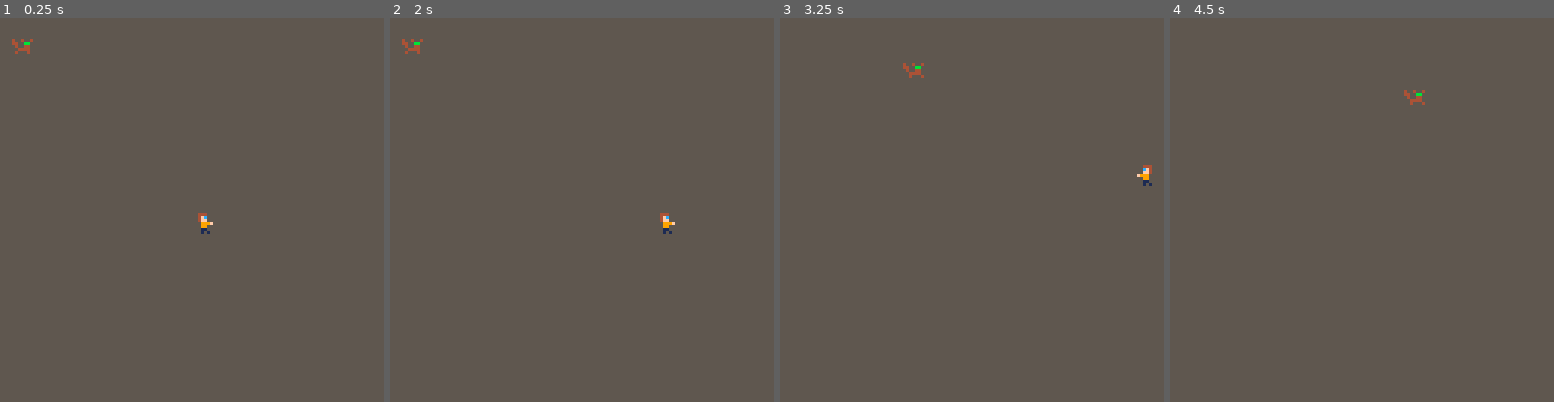
Above: before the commit, frames 1-4 (left to right).
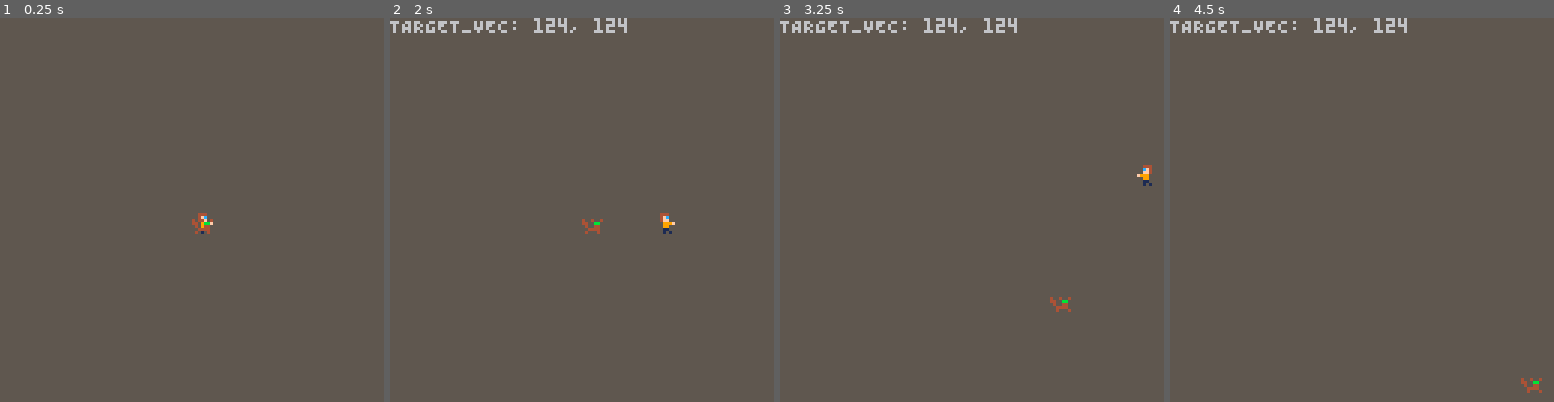
Above: after the commit, the same moments.

Repository: mikemehl/Lure_Squeak
Game: PICO-8 cartridge luresqueak.p8
The game is run twice, just before and just after one commit, with the same random seed, the same clock (stepped at 60 frames per second) and the same inputs.
Inputs:
- Up to frame 1 (0.25 s): no input
- Up to frame 2 (2 s): tap X (X key) at 0.33, 1.07, 1.85 s; tap O (Z key) at 0.7, 1.7 s; hold Right from 1.6 s (still down)
- Up to frame 3 (3.25 s): release Right at 2.1 s; tap O (Z key) at 2.1, 2.5, 2.9 s; hold Up 2.15-2.42 s; hold Right 2.47-3.03 s; tap X (X key) at 2.97 s; hold Left from 3.08 s (still down)
- Up to frame 4 (4.5 s): tap O (Z key) at 3.3, 3.7, 4.1 s; release Left at 3.58 s; hold Down 3.63-3.97 s; hold Right from 4.02 s (still down); tap X (X key) at 4.08 s

The runs differ from the first frame. In frame 1, 0.2% of the frame differs, in the area x 3-56%, y 5-57%; in frame 2, 1.0%, in the area x 0-62%, y 0-57%; in frame 3, 1.0%; in frame 4, 1.0%.

Commit message:
First cut at squeak ai....not very good. Need to rethink this...

Diff:
--- a/debug.lua
+++ b/debug.lua
@@ -5,6 +5,7 @@
     logs = {},
     log = function(self, s)
         add(self.logs, s)
+	    printh(s, "dbg.log")
     end,
     print = function(self)
         local out_str = ""
@@ -12,7 +13,6 @@
             out_str = out_str..l.."\n"
         end
         print(out_str)
-	printh(out_str, "dbg.log")
         -- remove old logs
         if count(self.logs) > self.max_logs then
             local remove_count = count(self.logs) - self.max_logs
--- a/math.lua
+++ b/math.lua
@@ -1,6 +1,10 @@
 -- find the distance between two position componenta
 function dist(a, b)
     return sqrt((a.x - b.x) ^ 2 + (a.y - b.y) ^ 2)
+end
+
+function mag(a)
+    return sqrt(a.x^2 + a.y^2)
 end
 
 -- get a unit vector (direction component) from a to b
--- a/player.lua
+++ b/player.lua
@@ -24,6 +24,10 @@
    if new_speed(new_eid) then
       components.speed[new_eid].val = 0
       components.speed[new_eid].active = false
+   end
+
+   if new_affects_squeak(new_eid) then
+      components.affects_squeak[new_eid].val = -0.5
    end
 
    return add_component(new_eid, "is_player", true)
--- a/squeak.lua
+++ b/squeak.lua
@@ -14,8 +14,8 @@
    add(entities, new_eid)
 
    if new_position(new_eid) then
-      components.position[new_eid].x = 4
-      components.position[new_eid].y = 4
+      components.position[new_eid].x = 64
+      components.position[new_eid].y = 64
    end
 
    if new_anim_sprite(new_eid) then
@@ -47,25 +47,66 @@
 end
 
 -- squeak ai system
--- todo: here's the idea (steps)
---       1. iterate through everything that affects squeak (component list) in a certain radius
---       2. find the vectors between then and squeak
---       3. scale those vectors by how much they affect squeak
---       4. average those vectors together. this is squeak's target spot
---   That's it! negative affects will push squeak away, positive draw her near
---   more todo: have squeak speed change based on distance of target found in plotting (set speed in polotting)
+function squeak_find_target(eid)
+    local target_vec = {x = 0, y = 0}
+    local count = 0
+    local squeak_pos = components.position[eid]
+    local total_squeak_affect = 0
+    for id, val in pairs(components.affects_squeak) do
+        local p = components.position[id]
+        if p then
+            -- construct a vector from squeak to this
+            local v = direction(p, squeak_pos)
+            if v then
+                -- scale by the squeak affect
+                v.x = v.x * val.val
+                v.y = v.y * val.val
+                -- add it to our running counters
+                target_vec.x = target_vec.x + v.x
+                target_vec.y = target_vec.y + v.y
+                count = count + 1
+                total_squeak_affect = total_squeak_affect + val.val
+            end
+        end
+    end
+
+    if count > 0 then
+        -- average them
+        target_vec.x = target_vec.x / count
+        target_vec.y = target_vec.y / count
+        total_squeak_affect = total_squeak_affect / count
+        -- scale by the total squeak affect
+        target_vec.x = target_vec.x
+        target_vec.y = target_vec.y
+    else
+        target_vec.x = rnd(127)
+        target_vec.y = rnd(127)
+    end
+
+    target_vec.x = target_vec.x % 128
+    target_vec.y = target_vec.y % 128
+    return target_vec
+end
+
 function squeak_ai_plotting(eid)
     local ai = components.squeak_ai[eid]
     assert(ai)
-
-    if ai.target_x == -1 then
-        ai.target_x = rnd(127)
-        ai.target_y = rnd(127)
-    end
+    local t = squeak_find_target(eid)
+    ai.target_x = (ai.target_x + t.x)
+    ai.target_y = (ai.target_y + t.y)
 
     ai.state_timer = ai.state_timer - 1
 
     if ai.state_timer == 0 then
+        -- target has been a DIRECTION until now!
+        -- transform to a point to reach by scaling by some amount
+        ai.target_x = ai.target_x * (32 + rnd(64))
+        ai.target_y = ai.target_y * (32 + rnd(64))
+        if ai.target_x < 0 then ai.target_x = 0 end
+        if ai.target_y < 0 then ai.target_y = 0 end
+        if ai.target_x > 124 then ai.target_x = 124 end
+        if ai.target_y > 124 then ai.target_y = 124 end
+        dbg:log("TARGET_VEC: "..ai.target_x..", "..ai.target_y)
         ai.state = "moving"
     end
 
@@ -81,7 +122,7 @@
     local targ = {x=ai.target_x, y=ai.target_y}
     local distance = dist(p, targ)
 
-    if distance < 5 then
+    if distance < 1 then
         ai.state = "plotting"
         ai.state_timer = 60
         ai.target_x = -1
